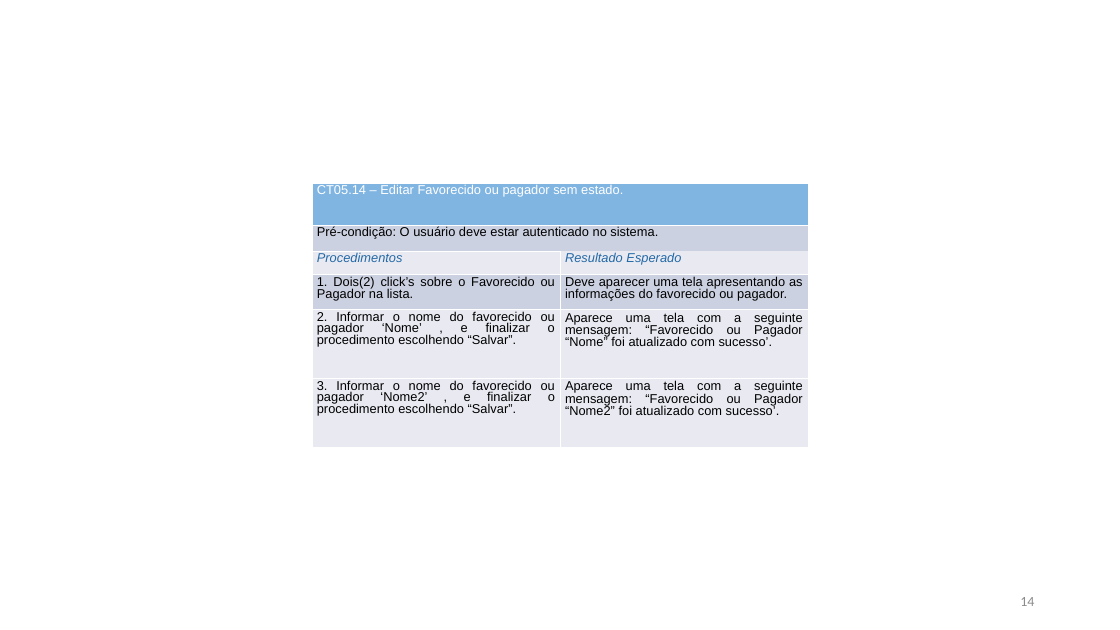
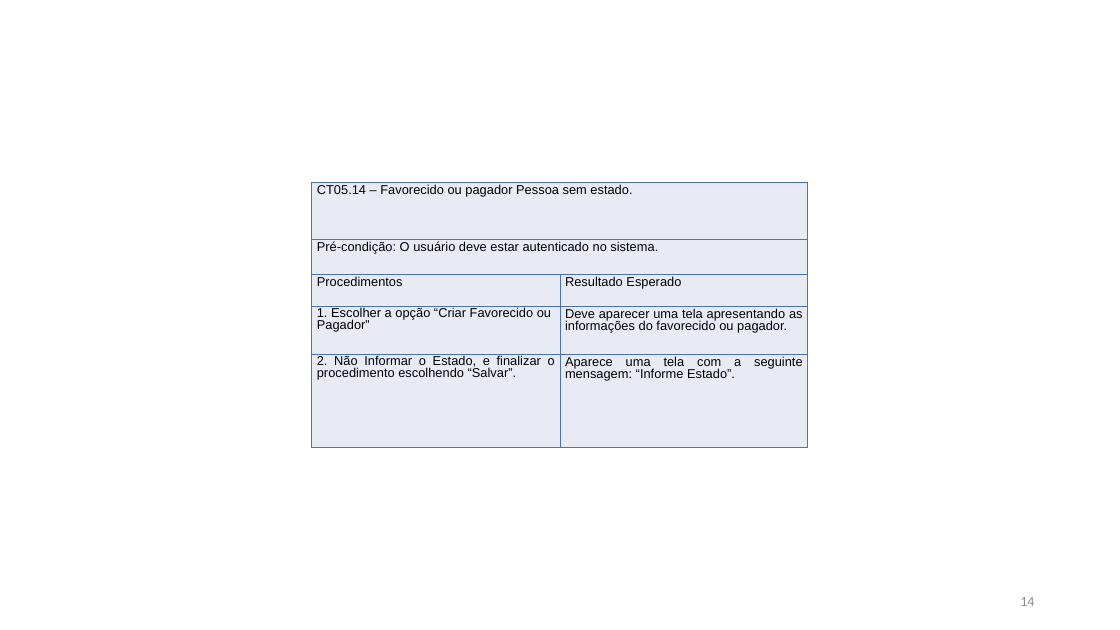
Before and after one commit to evertonschuster/GestaoFinancaPessoal, a slide deck: slide 14 of GestaoFinancaPessoal/GestaoFinancaPessoal/Documentos/Entrega-02/TestesAceitaçãoUS05.pptx. Drawn at 1120x630 pixels with LibreOffice and Linux fonts; fonts in the diff are those of the drawing. Boxes give left, top, right and bottom in pixels: in the first picture for what was removed or moved away, otherwise in the second. Text is boxed around its words. In the diff, an @@ line names an element or a change of style, - is before the commit and + after.

```diff
--- a/GestaoFinancaPessoal/GestaoFinancaPessoal/Documentos/Entrega-02/TestesAceitaçãoUS05.pptx
+++ b/GestaoFinancaPessoal/GestaoFinancaPessoal/Documentos/Entrega-02/TestesAceitaçãoUS05.pptx
@@ table at [312, 183, 807, 448] @@
-row 1, column 1: CT05.14 – Editar Favorecido ou pagador sem estado.
+row 1, column 1: CT05.14 – Favorecido ou pagador Pessoa sem estado.
-row 4: 1. Dois(2) click’s sobre o Favorecido ou Pagador na lista. | Deve aparecer uma tela apresentando as informações do favorecido ou pagador.
-row 5: 2. Informar o nome do favorecido ou pagador ‘Nome’ , e finalizar o procedimento escolhendo “Salvar”. | Aparece uma tela com a seguinte mensagem: “Favorecido ou Pagador “Nome” foi atualizado com sucesso’.
-row 6: 3. Informar o nome do favorecido ou pagador ‘Nome2’ , e finalizar o procedimento escolhendo “Salvar”. | Aparece uma tela com a seguinte mensagem: “Favorecido ou Pagador “Nome2” foi atualizado com sucesso’.
+row 4: 1. Escolher a opção “Criar Favorecido ou Pagador” | Deve aparecer uma tela apresentando as informações do favorecido ou pagador.
+row 5: 2. Não Informar o Estado, e finalizar o procedimento escolhendo “Salvar”. | Aparece uma tela com a seguinte mensagem: “Informe Estado”.
```
Also in this commit, not shown: 14 other slides changed, 4 other files.
